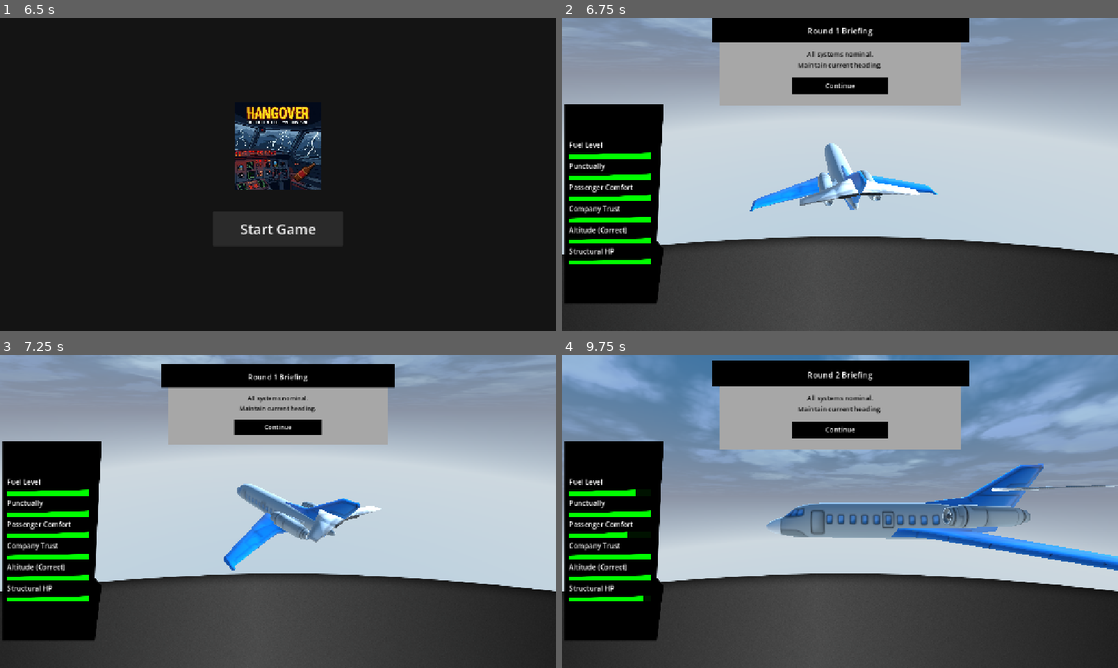
Above: before the commit, frames 1-4 (two rows, left to right).
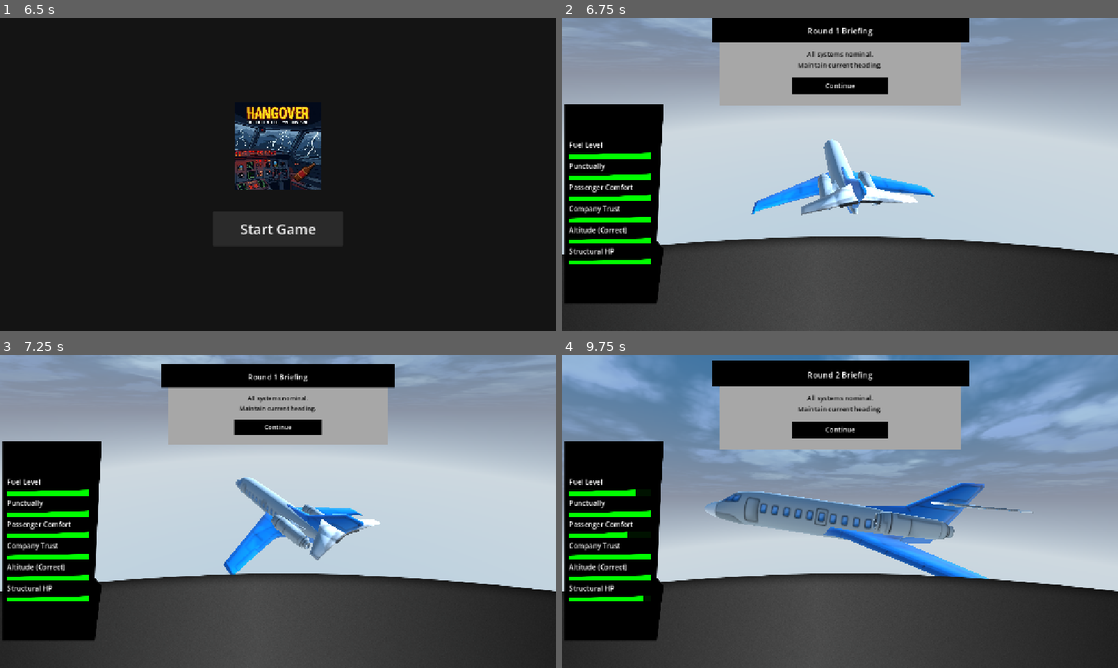
Above: after the commit, the same moments.

Repository: Mafiagafo/Ressaca-GameJam2026-Godot
Game: Godot game, scene res://Scenes/LoadingLogo.tscn
Two runs of this game, one before a commit and one after it. Both use one fixed random seed, a clock stepped at 60 frames per second and the inputs below.
Inputs (mouse positions are in pixels of both pictures, inside the frame that each line leads up to):
- Up to frame 1 (6.5 s): tap Enter at 0.5, 3.5 s; move the mouse to (400, 158) at 0.52 s; click (400, 158) at 0.67 s; move the mouse to (166, 190) at 1.27 s; click (166, 190) at 1.42 s; move the mouse to (333, 105) at 2.02 s; click (333, 105) at 2.17 s; tap Space at 2.75, 4.25 s; move the mouse to (250, 237) at 2.77 s; click (250, 237) at 2.92 s; move the mouse to (444, 221) at 3.52 s; click (444, 221) at 3.67 s; move the mouse to (111, 127) at 4.27 s; click (111, 127) at 4.42 s; move the mouse to (305, 174) at 5.02 s; click (305, 174) at 5.17 s; move the mouse to (194, 96) at 5.77 s; click (194, 96) at 5.92 s
- Up to frame 2 (6.75 s): click "Start Game" at 6.5 s
- Up to frame 3 (7.25 s): no input
- Up to frame 4 (9.75 s): click "Continue" at 7.25 s; click "Continue" at 8 s; click (773, 617) at 8.77 s; click "Next Round" at 9.5 s

Frame 1 is identical in both runs. In frame 2, 1.8% of the frame differs, in the area x 33-68%, y 38-64%; in frame 3, 2.7%; in frame 4, 8.6%, in the area x 25-100%, y 34-72%.

Commit message:
feat: Implement action management system and visual plane feedback for the plane.

Diff:
--- a/Scripts/action_manager.gd
+++ b/Scripts/action_manager.gd
@@ -10,9 +10,9 @@
 		ActionButton.new("max_economy", "Max Economy", {"fuel_level": 1.5, "punctual_arrival": - 2.0, "passenger_comfort": - 1.0}),
 		ActionButton.new("pull_power", "Pull Power", {"correct_altitude": 0.5, "punctual_arrival": 1.0, "fuel_level": - 2.0, "structural_hp": - 1.0}),
 		ActionButton.new("accelerate", "Accelerate", {"punctual_arrival": 2.0, "company_trust": 0.5, "fuel_level": - 3.0, "passenger_comfort": - 2.0}),
-		ActionButton.new("reduce", "Reduce Speed", {"fuel_level": 0.5, "passenger_comfort": 1.0, "punctual_arrival": - 2.0, "company_trust": - 1.0}),
+		ActionButton.new("reduce", "Reduce Speed", {"fuel_level": 0.5, "passenger_comfort": 2.0, "correct_altitude": - 1.0, "punctual_arrival": - 2.0, "company_trust": - 1.0}),
 		ActionButton.new("aggressive", "Aggressive Manu.", {"correct_altitude": 1.5, "punctual_arrival": 1.5, "structural_hp": - 3.0, "passenger_comfort": - 3.0}),
-		ActionButton.new("stabilize", "Stabilize Struct.", {"structural_hp": 2.0, "punctual_arrival": - 2.0, "company_trust": - 2.0}),
+		ActionButton.new("stabilize", "Stabilize Struct.", {"structural_hp": 3.0, "correct_altitude": - 1.0, "punctual_arrival": - 2.0, "company_trust": - 2.0}),
 		ActionButton.new("smooth_flight", "Smooth Flight", {"passenger_comfort": 2.0, "punctual_arrival": - 2.0, "company_trust": - 2.0}),
 		ActionButton.new("calming_ad", "Calming Ad", {"passenger_comfort": 1.0, "company_trust": - 2.0}),
 		ActionButton.new("keep_schedule", "Keep Schedule", {"punctual_arrival": 1.5, "company_trust": 0.5, "fuel_level": - 2.0, "structural_hp": - 2.0}),
--- a/Scripts/tecoteco.gd
+++ b/Scripts/tecoteco.gd
@@ -5,12 +5,39 @@
 @export var tilt_amount: float = 1.0
 
 var time_passed := 0.0
+var pitch_target := 0.0 # x rotation from altitude feedback
+var drift_target := 0.0 # x position from fuel feedback
+
+func _ready():
+	GameState.metrics_changed.connect(_on_metrics_changed)
 
 func _process(delta):
 	time_passed += delta
 
-	# Movimento vertical suave (como turbulência leve)
+	# Gentle bob
 	position.y = sin(time_passed * bob_speed) * bob_amount
 
-	# Inclinação lateral simulando navegação
+	# Subtle side tilt
 	rotation.z = deg_to_rad(sin(time_passed * bob_speed) * tilt_amount)
+
+func _on_metrics_changed():
+	_update_altitude_feedback()
+	_update_fuel_feedback()
+
+func _update_altitude_feedback():
+	var t = create_tween()
+	if GameState.correct_altitude > 5.0:
+		t.tween_property(self, "rotation_degrees:x", -8.0, 0.4)
+	elif GameState.correct_altitude < 5.0:
+		t.tween_property(self, "rotation_degrees:x", 8.0, 0.4)
+	else:
+		t.tween_property(self, "rotation_degrees:x", 0.0, 0.4)
+
+func _update_fuel_feedback():
+	var t = create_tween()
+	if GameState.fuel_level < 4.0:
+		t.tween_property(self, "position:x", 4.0, 0.4)
+	elif GameState.fuel_level < 6.0:
+		t.tween_property(self, "position:x", 2.0, 0.4)
+	else:
+		t.tween_property(self, "position:x", 0.0, 0.4)
